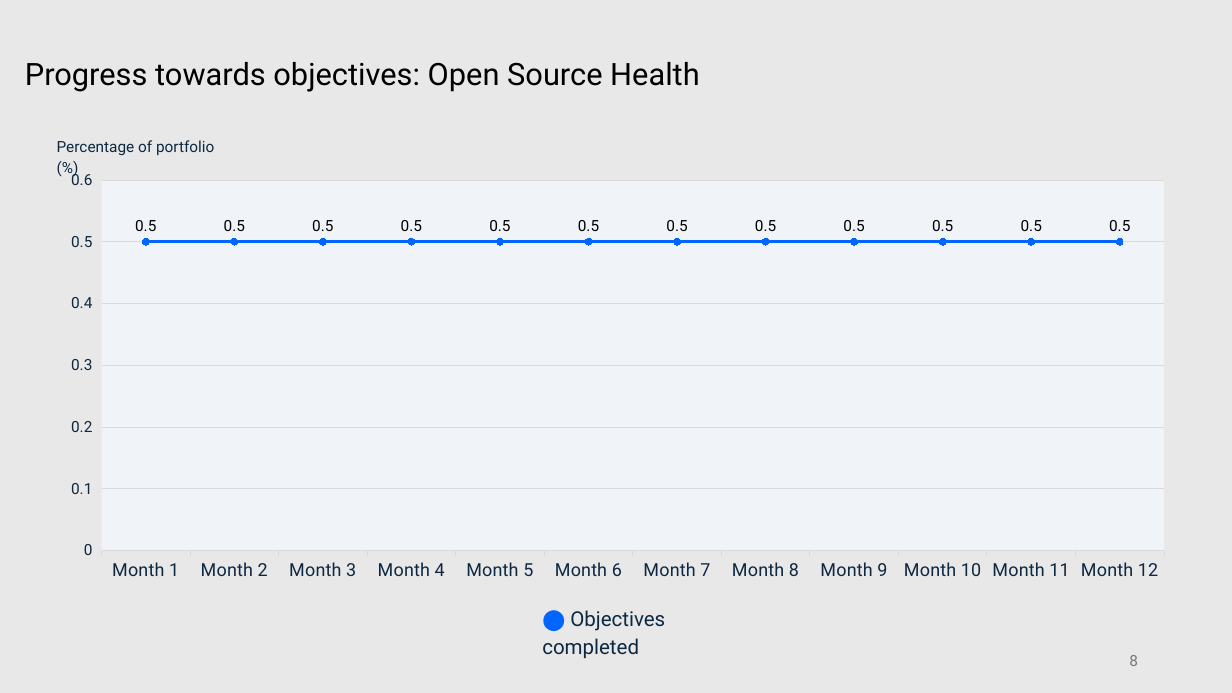
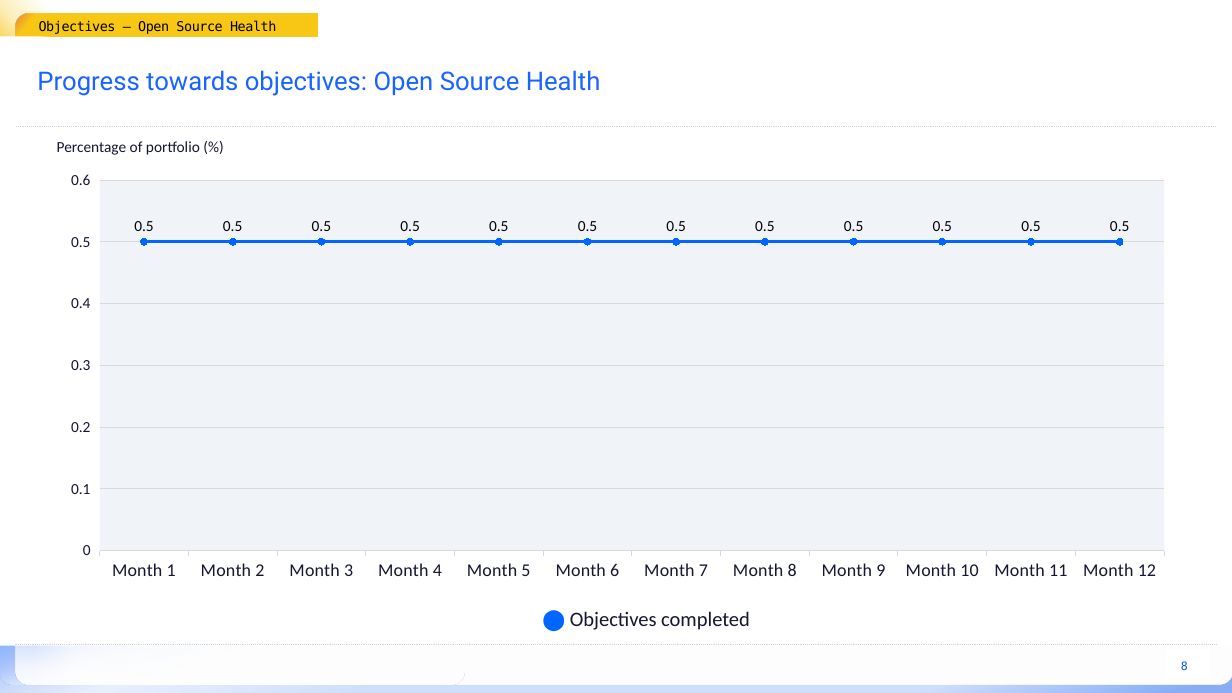
Before and after one commit to mardibiase/sigrid-integrations, a slide deck: slide 8 of report-generator/src/report_generator/presets/templates/portfolio-overview.pptx. Drawn at 1232x693 pixels with LibreOffice and Linux fonts; fonts in the diff are those of the drawing; background and template pictures are left out. Boxes give left, top, right and bottom in pixels: in the first picture for what was removed or moved away, otherwise in the second. Text is boxed around its words. In the diff, an @@ line names an element or a change of style, - is before the commit and + after.

```diff
--- a/report-generator/src/report_generator/presets/templates/portfolio-overview.pptx
+++ b/report-generator/src/report_generator/presets/templates/portfolio-overview.pptx
@@ background #E8E8E8 to #FFFFFF @@
@@ rectangle added at (0,0,140,43), fill gradient #F8C716 @@
@@ rounded rectangle added at (16,13,128,52), fill gradient #E88C36 to #F8C716 @@
@@ text added at (39,13,318,36), fill gradient #F8C716 to #F9C716, 10.5 pt, text #000000 @@
+Objectives – Open Source Health
@@ rectangle added at (0,36,287,67), fill #FFFFFF @@
@@ title "Progress towards objectives: Open Source ...": place and size @@
-title "Progress towards objectives: Open Source ..." at (25,62,700,92)
+title "Progress towards objectives: Open Source ..." at (37,70,601,96)
@@ title "Progress towards objectives: Open Source ..." at (37,70,601,96): size 24 to 20 pt, text colour #000000 to #1864FF; line spacing 0.9 to 1 @@
@@ line added from (1216, 127) to (16, 127), #D3D3D3 0.75 pt dashed @@
@@ text "Percentage of portfolio (%)" at (57,141,200,155): font Roboto to Calibri, text colour #0E2841 to #151632 @@
@@ line chart at (48,163,1187,591) @@
@@ data labels of Series 1 changed @@
@@ category axis changed @@
@@ value axis changed @@
@@ lettering changed @@
@@ rectangle added at (0,486,1232,646), fill #FFFFFF @@
@@ text "⬤ Objectives completed" at (570,611,750,630): font Roboto to Calibri, text colour #0E2841 to #151632 @@
@@ rectangle added at (0,640,1232,693), fill gradient #B8CEF9 to #E7EFFD to #CFDEFB to #88ADF5 @@
@@ rounded rectangle added at (0,631,1232,685), fill gradient #74A2FF to #E7EFFD to #FFFFFF @@
@@ line added from (15, 645) to (1218, 645), #D3D3D3 0.75 pt dashed @@
@@ rounded rectangle added at (16,632,448,685), fill gradient #FFFFFF @@
@@ rounded rectangle added at (32,632,465,685), fill gradient #FFFFFF @@
@@ page number: place and size @@
-page number at (1129,655,1138,666)
+page number at (1181,661,1188,670)
@@ page number at (1181,661,1188,670): size 12 to 9 pt, font Roboto to DejaVu Sans Mono, text colour #797979 to #0B54E6, letter spacing 0 to 0.1 pt; alignment right to centre @@
@@ rectangle added at (1166,650,1212,677), fill #FFFFFF @@
```
Also in this commit, not shown: 29 other slides changed, 7 slides added, 4 slides removed, 1 other file.
